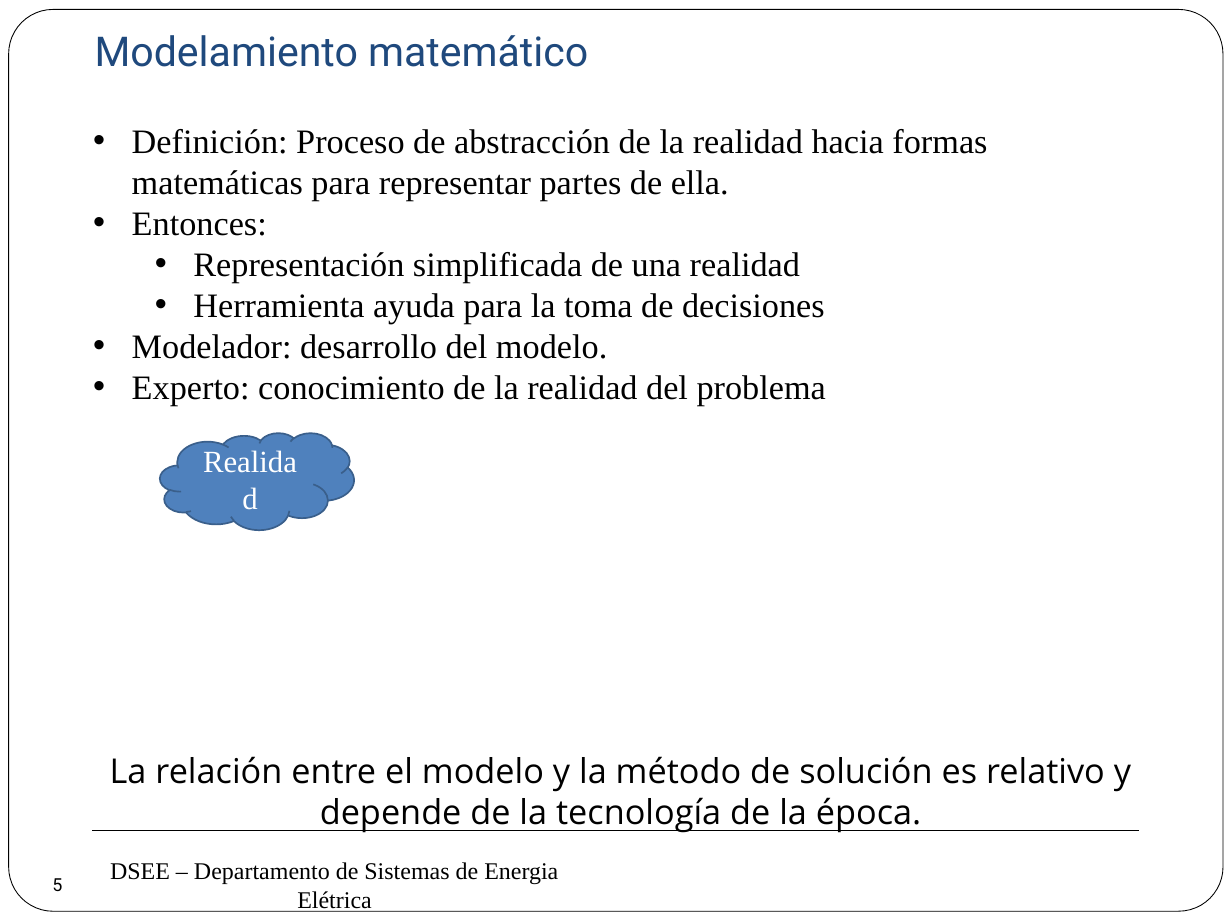
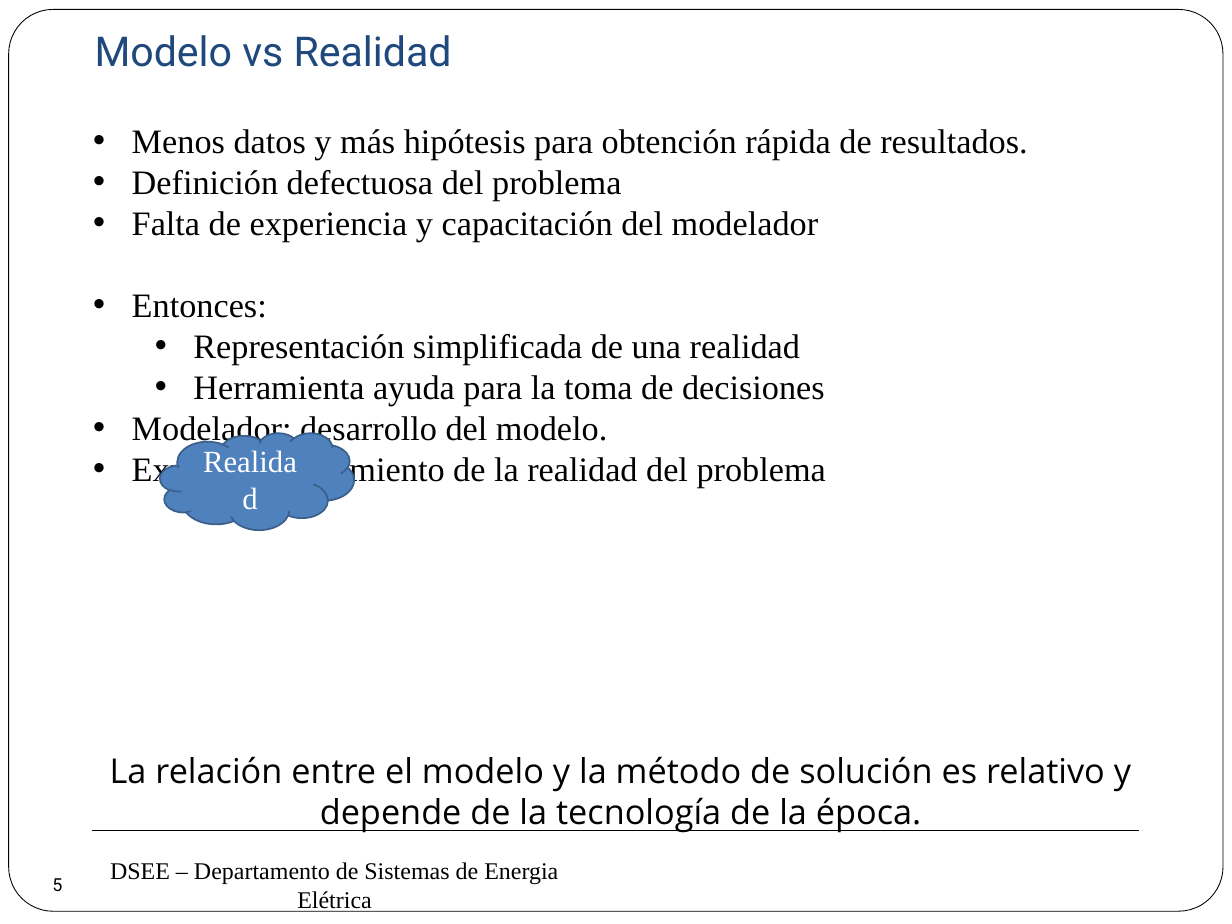
Before and after one commit to erikfilias/Power-Systems-Optimization-using-Julia-Language, a slide deck: slide 5 of 1. Lectures/Introducción a la Optimización aplicada a Sistemas de Energía Eléctrica/Dia 1/2. Modelamiento e Optimización.pptx. Drawn at 1232x924 pixels with LibreOffice and Linux fonts; fonts in the diff are those of the drawing; background and template pictures are left out. Boxes give left, top, right and bottom in pixels: in the first picture for what was removed or moved away, otherwise in the second. Text is boxed around its words. In the diff, an @@ line names an element or a change of style, - is before the commit and + after.

```diff
--- a/1. Lectures/Introducción a la Optimización aplicada a Sistemas de Energía Eléctrica/Dia 1/2. Modelamiento e Optimización.pptx
+++ b/1. Lectures/Introducción a la Optimización aplicada a Sistemas de Energía Eléctrica/Dia 1/2. Modelamiento e Optimización.pptx
@@ text at [95, 35, 452, 67]: text changed @@
-Modelamiento matemático
+Modelo vs Realidad
@@ text at [132, 129, 1027, 242]: text changed @@
-• Definición: Proceso de abstracción de la realidad hacia formas matemáticas para representar partes de ella.
+• Menos datos y más hipótesis para obtención rápida de resultados.
+• Definición defectuosa del problema
+• Falta de experiencia y capacitación del modelador
```
Also in this commit, not shown: 1 other slide changed.
